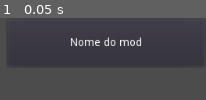
Above: before the commit, frame 1.
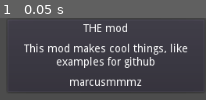
Above: after the commit, the same moment.

Repository: marcusmmmz/Godot-ModManager
Game: Godot game, scene res://src/Main.tscn
The game is run twice, just before and just after one commit, with the same random seed, the same clock (stepped at 60 frames per second) and the same inputs.
Inputs:
- Up to frame 1 (0.05 s): no input

The runs differ from the first frame. In frame 1, 12% of the frame differs, in the area x 8-95%, y 6-90%.

Commit message:
Mods in folders, mod description and author

Diff:
--- /dev/null
+++ b/mods/The mod/index.gd
@@ -0,0 +1,6 @@
+extends Node
+
+onready var root = get_node("/root/Main")
+
+func _ready():
+	print("Yes, it's working")
--- /dev/null
+++ b/mods/The mod/info.json
@@ -0,0 +1,5 @@
+{
+    "name":"THE mod",
+    "author":"marcusmmmz",
+    "description":"This mod makes cool things, like examples for github"
+}
--- a/mods/mod1.gd
+++ /dev/null
@@ -1,8 +0,0 @@
-extends Node
-
-var mod_info = {
-	"name":"Nome do mod",
-}
-
-func _ready():
-	print("Mude esse texto")
--- a/src/ListedMod.tscn
+++ b/src/ListedMod.tscn
@@ -1,20 +1,56 @@
 [gd_scene format=2]
 
 [node name="ListedMod" type="PanelContainer"]
-margin_right = 256.0
-margin_bottom = 64.0
+anchor_right = 0.25
+anchor_bottom = 0.133
+margin_bottom = 0.199997
 rect_min_size = Vector2( 256, 64 )
 size_flags_horizontal = 3
-
-[node name="Name" type="Label" parent="."]
-margin_left = 7.0
-margin_top = 25.0
-margin_right = 249.0
-margin_bottom = 39.0
-size_flags_horizontal = 3
-size_flags_vertical = 6
-text = "Nome do mod"
-align = 1
 __meta__ = {
 "_edit_use_anchors_": false
 }
+
+[node name="VBox" type="VBoxContainer" parent="."]
+margin_left = 7.0
+margin_top = 7.0
+margin_right = 249.0
+margin_bottom = 73.0
+custom_constants/separation = 12
+
+[node name="Name" type="Label" parent="VBox"]
+margin_right = 242.0
+margin_bottom = 14.0
+size_flags_horizontal = 3
+size_flags_vertical = 6
+text = "Mod's name"
+align = 1
+autowrap = true
+__meta__ = {
+"_edit_use_anchors_": false
+}
+
+[node name="Description" type="Label" parent="VBox"]
+margin_top = 26.0
+margin_right = 242.0
+margin_bottom = 40.0
+size_flags_horizontal = 3
+size_flags_vertical = 6
+text = "Description"
+align = 1
+autowrap = true
+__meta__ = {
+"_edit_use_anchors_": false
+}
+
+[node name="Author" type="Label" parent="VBox"]
+margin_top = 52.0
+margin_right = 242.0
+margin_bottom = 66.0
+size_flags_horizontal = 3
+size_flags_vertical = 6
+text = "by Author"
+align = 1
+autowrap = true
+__meta__ = {
+"_edit_use_anchors_": false
+}
--- a/src/Main.tscn
+++ b/src/Main.tscn
@@ -6,10 +6,13 @@
 var ListedMod = preload(\"res://src/ListedMod.tscn\")
 
 func _ready():
-	for mod in ModManager.get_children():
+	for mod in ModManager.mods:
+		var ModNode = ListedMod.instance()
 
-		var ModNode = ListedMod.instance()
-		ModNode.get_node(\"Name\").text = mod.mod_info.name
+		ModNode.get_node(\"VBox/Name\").text = mod.name
+		ModNode.get_node(\"VBox/Description\").text = mod.description
+		ModNode.get_node(\"VBox/Author\").text = mod.author
+
 		add_child(ModNode)
 "
 
--- a/src/ModManager.gd
+++ b/src/ModManager.gd
@@ -1,22 +1,38 @@
 extends Node
+
+var mods = []
 
 func _ready():
 	load_mods()
 
-func load_mods():
+func list_dir(path):
 	var dir = Directory.new()
-	var path = "./mods"
 
-	var mods = []
+	var files = []
 
 	if dir.open(path) == OK:
 		dir.list_dir_begin(true)
-		var mod = dir.get_next()
-		while mod != "":
-			if mod.ends_with(".gd"):
-				mods.append( load(path + "/" + mod) )
+		var file = dir.get_next()
 
-			mod = dir.get_next()
+		while file != "":
+			files.append( file )
+			file = dir.get_next()
 
-	for mod in mods:
-		add_child( mod.new() )
+	return files
+
+func load_mods():
+	var path = "./mods/"
+	for mod_dir in list_dir("./mods"):
+
+		path += mod_dir + "/"
+		for dir_file in list_dir(path):
+
+			match dir_file:
+				"index.gd":
+					add_child( load(path + "/index.gd").new() )
+
+				"info.json":
+					var file = File.new()
+					file.open(path + "info.json", File.READ)
+					mods.append(parse_json(file.get_as_text()))
+					file.close()
